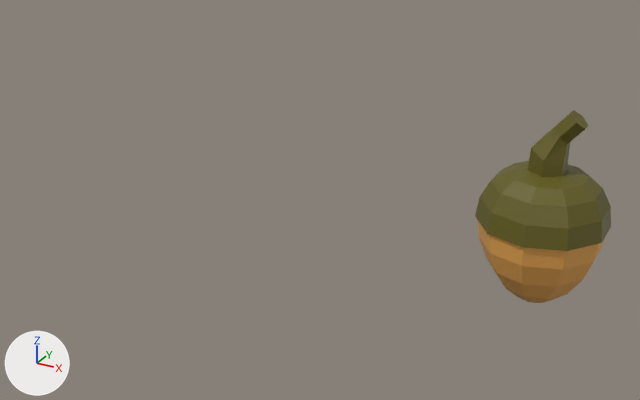
The Blender file BlendFiles/seeds.blend: old version first, new version second.
The view is the same before and after, from a 50 mm lens placed at (0.372, -1.564, 0.719), pointed at (-0.483, -0.008, -0.059). Every picture has the same lights, and +X, +Y and +Z are marked at lower left.

The first picture shows 'acorn'.
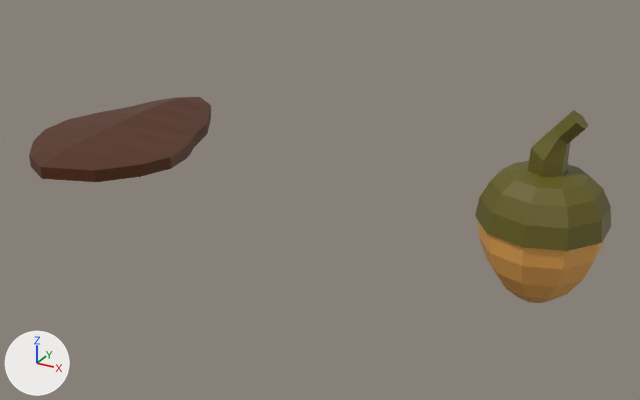
The newer file is also turned or shifted as a whole; pictures and numbers use the older file's frame.

The change, as a diff of the scene's bpy script:
```diff
--- a/BlendFiles/seeds.blend.py
+++ b/BlendFiles/seeds.blend.py
@@ mat_flowerseed @@
+mat_flowerseed = principled_material('FlowerSeed')
+mat_flowerseed.base_color = (0.0871, 0.0206, 0.0016)  # brown #532705
@@ me_cube @@
+me_cube.from_pydata(...)  # 48 vertices, 92 faces; spans x -0.326..0.402, y -0.497..0.51, z -0.32..0.341
+me_cube.materials.append(mat_flowerseed)  # brown #532705
@@ ob_flowerseed @@
+ob_flowerseed = bpy.data.objects.new('flowerSeed', me_cube)
+ob_flowerseed.location = (-1.022, 0.0, 0.0)
+ob_flowerseed.scale = (0.529, 0.581, 0.116)
```

Where the change shows, as pixel boxes (x1, y1, x2, y2) in the pictures (640 x 400 px):
'flowerSeed', added (brown)
    after: (29, 97, 211, 182)
